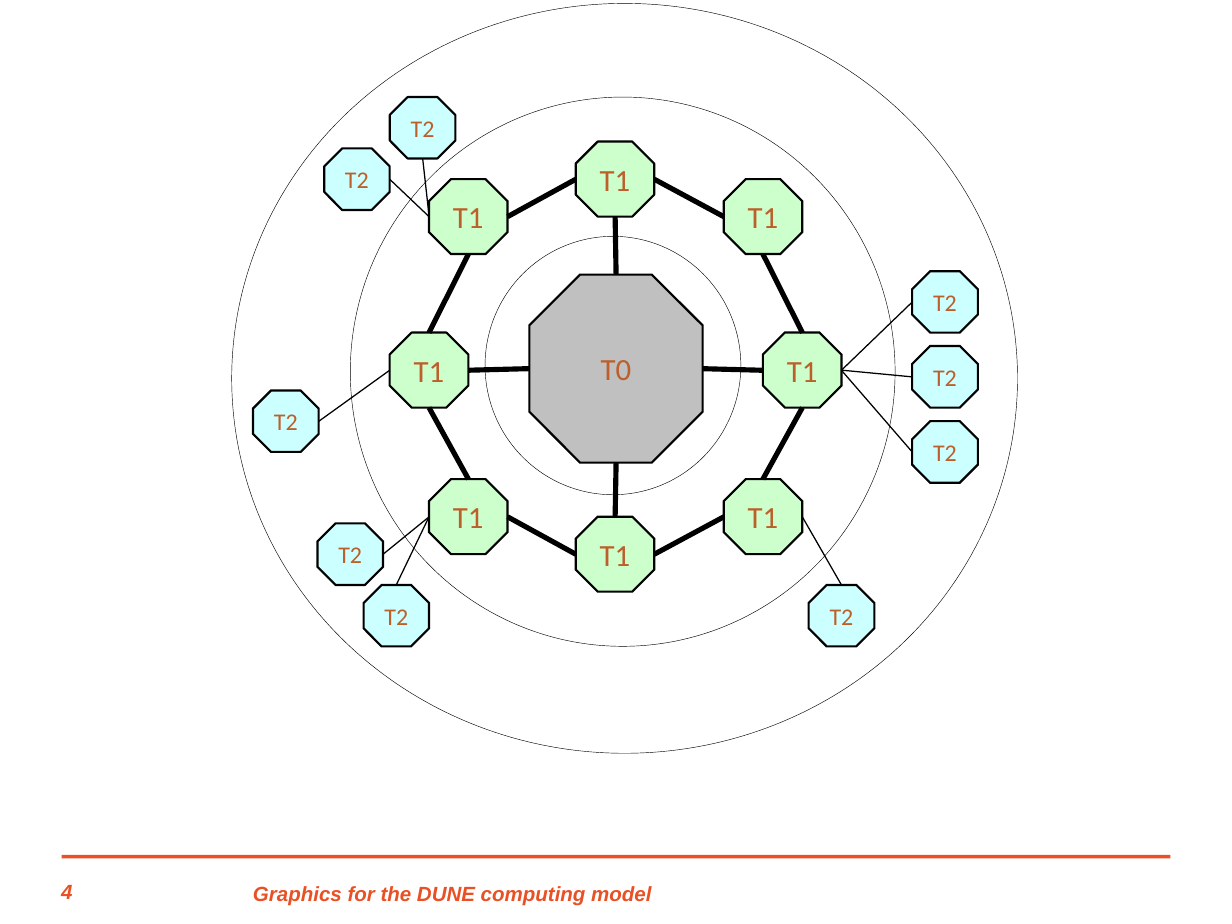
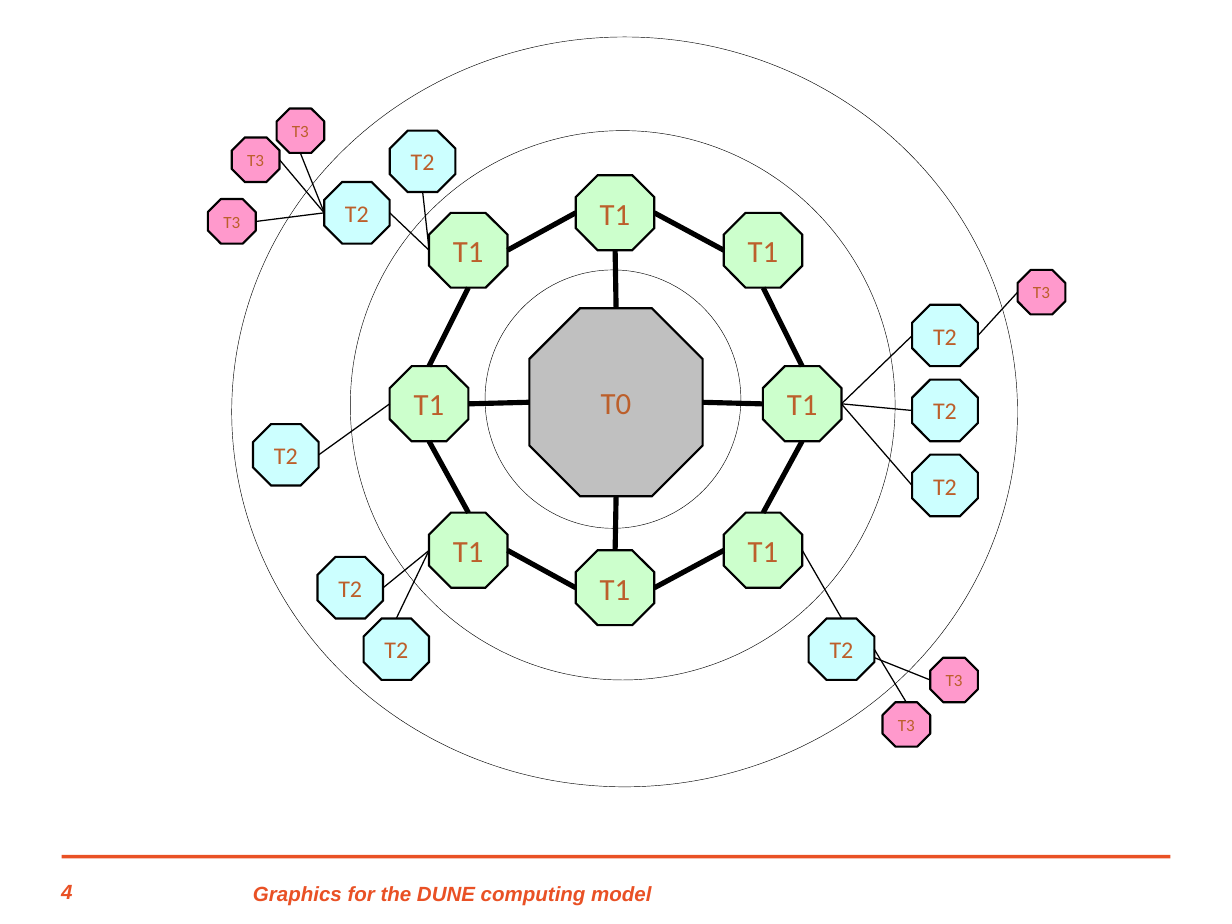
Before and after one commit to DUNE/dune-computing-model, a slide deck: slide 4 of DUNE-cm-graphics.ppt. Drawn at 1232x924 pixels with LibreOffice and Linux fonts; fonts in the diff are those of the drawing; background and template pictures are left out. Boxes give left, top, right and bottom in pixels: in the first picture for what was removed or moved away, otherwise in the second. Text is boxed around its words. In the diff, an @@ line names an element or a change of style, - is before the commit and + after.

```diff
--- a/DUNE-cm-graphics.ppt
+++ b/DUNE-cm-graphics.ppt
@@ octagon added at <box>276,108,324,153</box>, fill #FF99CC, outline #000000 1.25 pt, 10 pt, text #BC5F2B @@
+T3
@@ octagon added at <box>232,138,280,182</box>, fill #FF99CC, outline #000000 1.25 pt, 10 pt, text #BC5F2B @@
+T3
@@ line added from (280, 160) to (324, 213), #000000 0.74 pt @@
@@ line added from (301, 153) to (324, 213), #000000 0.74 pt @@
@@ octagon added at <box>208,200,256,244</box>, fill #FF99CC, outline #000000 1.25 pt, 10 pt, text #BC5F2B @@
+T3
@@ line added from (324, 213) to (256, 222), #000000 0.74 pt @@
@@ line added from (978, 335) to (1018, 292), #000000 0.74 pt @@
@@ octagon added at <box>1018,270,1066,314</box>, fill #FF99CC, outline #000000 1.25 pt, 10 pt, text #BC5F2B @@
+T3
@@ 21 lines, 18 octagons, 3 ellipses: place and size @@
-21 lines, 18 octagons, 3 ellipses at <box>232,4,1018,754</box>
+21 lines, 18 octagons, 3 ellipses at <box>232,37,1018,787</box>
@@ line added from (907, 702) to (875, 649), #000000 0.74 pt @@
@@ line added from (930, 680) to (875, 658), #000000 0.74 pt @@
@@ octagon added at <box>930,658,978,702</box>, fill #FF99CC, outline #000000 1.25 pt, 10 pt, text #BC5F2B @@
+T3
@@ octagon added at <box>882,702,930,747</box>, fill #FF99CC, outline #000000 1.25 pt, 10 pt, text #BC5F2B @@
+T3
```
Also in this commit, not shown: 1 slide added, 4 other files.
